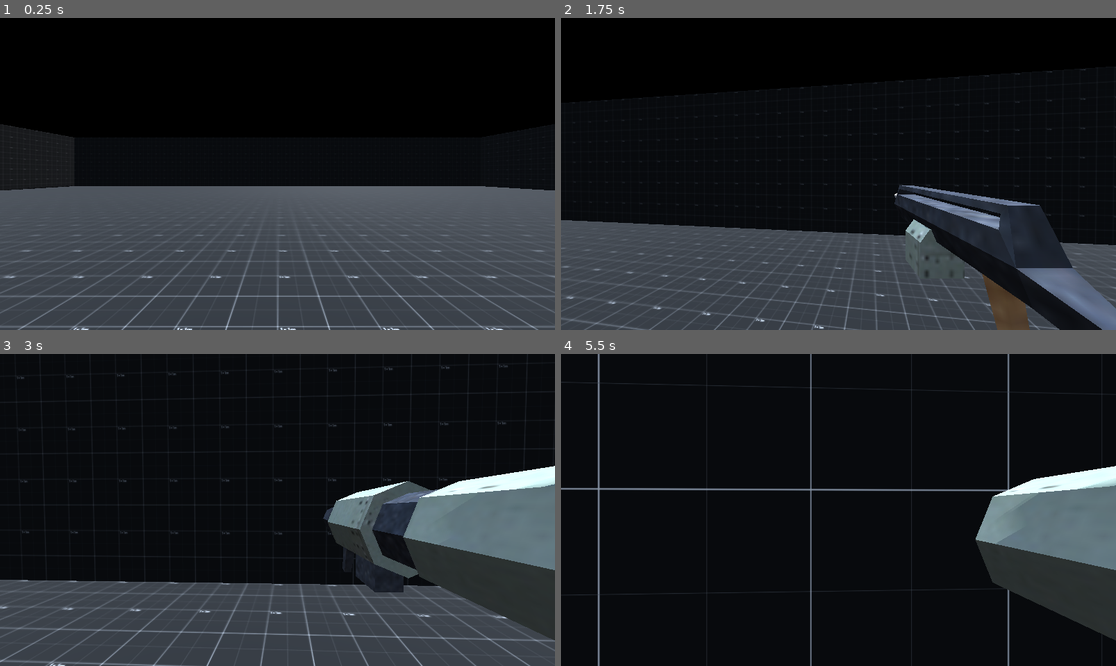
Above: before the commit, frames 1-4 (two rows, left to right).
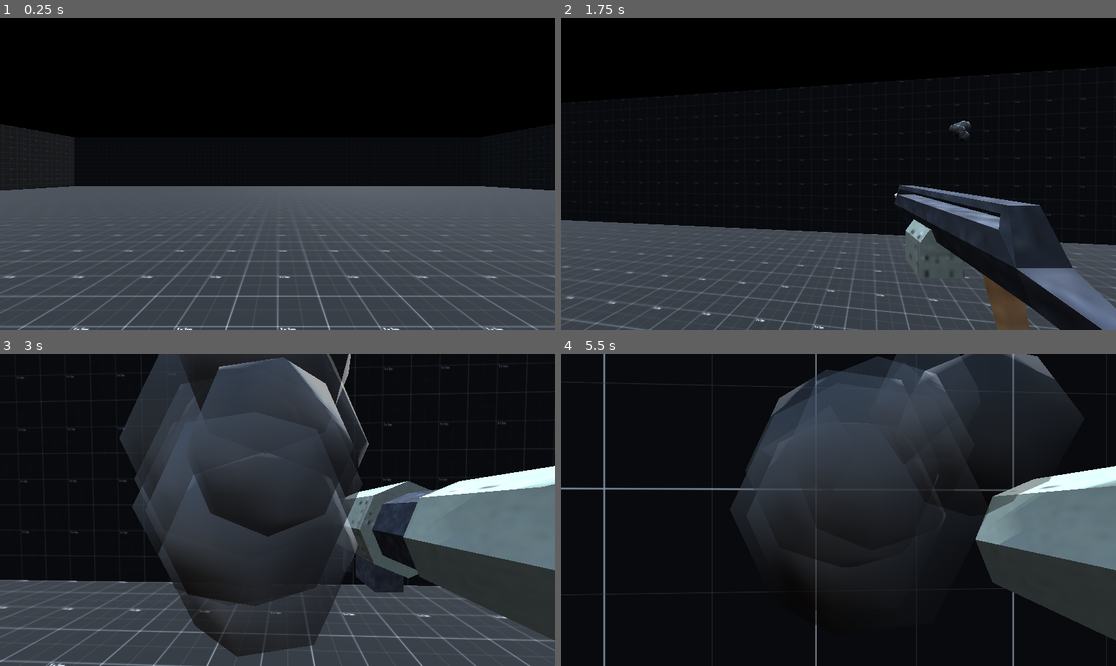
Above: after the commit, the same moments.

Repository: nzach123/04_retrofps
Game: Godot game, scene res://Scenes/World.tscn
Same seed, same stepped clock (60 frames per second), same inputs: the game is played once before the commit and once after it.
Inputs (mouse positions are in pixels of both pictures, inside the frame that each line leads up to):
- Up to frame 1 (0.25 s): no input
- Up to frame 2 (1.75 s): tap Enter at 0.5 s; move the mouse to (866, 174) at 0.52 s; hold W (move_forwards) from 0.53 s (still down); tap 1 at 0.6 s; tap Space (jump) at 0.77, 1.52 s; move the mouse to (810, 174) at 1.27 s; tap 2 at 1.35 s
- Up to frame 3 (3 s): keep holding W (move_forwards); move the mouse to (288, 503) at 2.02 s; tap 3 at 2.1 s; move the mouse to (271, 516) at 2.77 s; tap 4 at 2.85 s
- Up to frame 4 (5.5 s): keep holding W (move_forwards); tap Space (jump) at 3.02, 3.77, 4.52 s; move the mouse to (877, 513) at 3.52 s; tap 5 at 3.6 s; move the mouse to (794, 506) at 4.27 s; tap 6 at 4.35 s; move the mouse to (844, 510) at 5.02 s; tap 7 at 5.1 s

The runs differ from the first frame. In frame 1, less than 0.1% of the frame differs, in the area x 6-13%, y 35-39%; in frame 2, 0.1%; in frame 3, 27%, in the area x 21-67%, y 0-98%; in frame 4, 22%.
Error in both runs: Invalid access of index '4' on a base object of type: 'Array'. (res://Characters/Player/weapon_manager.gd:39)

Commit message:
create hitscan bullets

Diff:
--- a/Scenes/World.tscn
+++ b/Scenes/World.tscn
@@ -1,12 +1,14 @@
-[gd_scene load_steps=11 format=3 uid="uid://wcohgukxxckn"]
+[gd_scene load_steps=14 format=3 uid="uid://wcohgukxxckn"]
 
 [ext_resource type="PackedScene" uid="uid://b6ae8gsib8s7d" path="res://Environment/rock_boulder.tscn" id="1_qsaq3"]
 [ext_resource type="PackedScene" uid="uid://rdac1dtp4lwp" path="res://Environment/rock_cliff.tscn" id="2_inia4"]
 [ext_resource type="PackedScene" uid="uid://dxr2xyblbuw85" path="res://Environment/rock_pillar.tscn" id="3_l1q7i"]
 [ext_resource type="PackedScene" uid="uid://c6bu2y3mx70d3" path="res://Environment/sand.tscn" id="4_iey3c"]
 [ext_resource type="Material" uid="uid://ca63xobsh7t3s" path="res://Environment/Assets/1x1_grid.tres" id="5_51e0j"]
-[ext_resource type="PackedScene" uid="uid://bosesbvnakx3t" path="res://characters/player/Player.tscn" id="6_ssm7k"]
+[ext_resource type="PackedScene" uid="uid://bosesbvnakx3t" path="res://Characters/Player/Player.tscn" id="6_ssm7k"]
 [ext_resource type="Script" path="res://Test/test_bullet_hit_effect_spawn.gd" id="7_wm2hh"]
+[ext_resource type="PackedScene" uid="uid://dl4sr7k2hgvdi" path="res://Weapons/bullet_emitters/bullet_emitter.tscn" id="8_6f242"]
+[ext_resource type="PackedScene" uid="uid://b0r4p3uwrtw8p" path="res://Weapons/bullet_emitters/hit_scan_bullet_emitter.tscn" id="9_gswvq"]
 
 [sub_resource type="ProceduralSkyMaterial" id="ProceduralSkyMaterial_staw2"]
 
@@ -17,6 +19,8 @@
 background_mode = 2
 sky = SubResource("Sky_c2ql7")
 tonemap_mode = 3
+
+[sub_resource type="BoxMesh" id="BoxMesh_mbe7g"]
 
 [node name="World" type="Node3D"]
 
@@ -50,8 +54,20 @@
 material = ExtResource("5_51e0j")
 
 [node name="Player" parent="." instance=ExtResource("6_ssm7k")]
-transform = Transform3D(1, 0, 0, 0, 1, 0, 0, 0, 1, 0, 1, 0)
 
 [node name="Marker3D" type="Marker3D" parent="."]
 transform = Transform3D(1, 0, 0, 0, -4.37114e-08, 1, 0, -1, -4.37114e-08, -2, 0, 4)
 script = ExtResource("7_wm2hh")
+
+[node name="MeshInstance3D" type="MeshInstance3D" parent="."]
+transform = Transform3D(1, 0, 0, 0, 1, 0, 0, 0, 1, 3, 0.5, 0)
+mesh = SubResource("BoxMesh_mbe7g")
+
+[node name="BulletEmitter" parent="MeshInstance3D" instance=ExtResource("8_6f242")]
+
+[node name="Timer" type="Timer" parent="MeshInstance3D/BulletEmitter"]
+autostart = true
+
+[node name="HitScanBulletEmitter" parent="MeshInstance3D/BulletEmitter" instance=ExtResource("9_gswvq")]
+
+[connection signal="timeout" from="MeshInstance3D/BulletEmitter/Timer" to="MeshInstance3D/BulletEmitter" method="fire"]
--- /dev/null
+++ b/Weapons/bullet_emitters/bullet_emitter.gd
@@ -0,0 +1,23 @@
+extends Node3D
+
+class_name BulletEmitter
+
+var bodies_to_exclude = []
+var damage = 1
+
+func set_damage(d: int):
+	damage = d
+	for child in get_children():
+		if child is BulletEmitter:
+			child.set_damage(d)
+
+func set_bodies_to_exclude(bodies: Array):
+	bodies_to_exclude = bodies
+	for child in get_children():
+		if child is BulletEmitter:
+			child.set_bodies_to_exclude(bodies)
+
+func fire():
+	for child in get_children():
+		if child is BulletEmitter:
+			child.fire()
--- /dev/null
+++ b/Weapons/bullet_emitters/bullet_emitter.tscn
@@ -0,0 +1,6 @@
+[gd_scene load_steps=2 format=3 uid="uid://dl4sr7k2hgvdi"]
+
+[ext_resource type="Script" path="res://Weapons/bullet_emitters/bullet_emitter.gd" id="1_lj73b"]
+
+[node name="BulletEmitter" type="Node3D"]
+script = ExtResource("1_lj73b")
--- /dev/null
+++ b/Weapons/bullet_emitters/hit_scan_bullet_emitter.gd
@@ -0,0 +1,29 @@
+extends BulletEmitter
+
+@onready var ray_cast_3d = $RayCast3D
+var hit_effect = preload("res://Effects/bullet_hit_effect.tscn")
+
+func set_bodies_to_exclude(bodies: Array):
+	super(bodies)
+	for body in bodies:
+		ray_cast_3d.add_exception(body)
+
+func fire():
+	if ray_cast_3d.is_colliding():
+		if ray_cast_3d.get_collider().has_method("hurt"):
+			var damage_data = DamageData.new()
+			damage_data.amount = damage
+			damage_data.hit_pos = ray_cast_3d.get_collision_point()
+			ray_cast_3d.get_collider().hurt(damage_data)
+		else:
+			var hit_effect_inst : Node3D = hit_effect.instantiate()
+			get_tree().get_root().add_child(hit_effect_inst)
+			var hit_pos : Vector3 = ray_cast_3d.get_collision_point()
+			var hit_normal : Vector3 = ray_cast_3d.get_collision_normal()
+			var look_at_pos : Vector3 = hit_pos + hit_normal
+			hit_effect_inst.global_position = hit_pos
+			if hit_normal.is_equal_approx(Vector3.UP) or hit_normal.is_equal_approx(Vector3.DOWN):
+				hit_effect_inst.look_at(look_at_pos, Vector3.RIGHT)
+			else:
+				hit_effect_inst.look_at(look_at_pos)
+	super()
--- /dev/null
+++ b/Weapons/bullet_emitters/hit_scan_bullet_emitter.tscn
@@ -0,0 +1,10 @@
+[gd_scene load_steps=2 format=3 uid="uid://b0r4p3uwrtw8p"]
+
+[ext_resource type="Script" path="res://Weapons/bullet_emitters/hit_scan_bullet_emitter.gd" id="1_ysu4l"]
+
+[node name="HitScanBulletEmitter" type="Node3D"]
+script = ExtResource("1_ysu4l")
+
+[node name="RayCast3D" type="RayCast3D" parent="."]
+target_position = Vector3(0, 0, -10000)
+collision_mask = 5
--- a/characters/CharacterMover.tscn
+++ b/characters/CharacterMover.tscn
@@ -1,6 +1,6 @@
 [gd_scene load_steps=2 format=3 uid="uid://efhaiq50xokb"]
 
-[ext_resource type="Script" path="res://characters/character_mover.gd" id="1_psc3f"]
+[ext_resource type="Script" path="res://Characters/character_mover.gd" id="1_psc3f"]
 
 [node name="CharacterMover" type="Node3D"]
 script = ExtResource("1_psc3f")
--- a/characters/HealthManager.tscn
+++ b/characters/HealthManager.tscn
@@ -1,6 +1,6 @@
 [gd_scene load_steps=2 format=3 uid="uid://cl52xtt0w2y3b"]
 
-[ext_resource type="Script" path="res://characters/health_manager.gd" id="1_a7q1x"]
+[ext_resource type="Script" path="res://Characters/health_manager.gd" id="1_a7q1x"]
 
 [node name="HealthManager" type="Node3D"]
 script = ExtResource("1_a7q1x")
--- a/characters/damage_data.gd
+++ b/characters/damage_data.gd
@@ -3,3 +3,4 @@
 class_name DamageData
 
 var amount = 1
+var hit_pos: Vector3
--- a/characters/player/Player.tscn
+++ b/characters/player/Player.tscn
@@ -1,13 +1,15 @@
-[gd_scene load_steps=23 format=3 uid="uid://bosesbvnakx3t"]
-
-[ext_resource type="Script" path="res://characters/player/player.gd" id="1_7n32i"]
+[gd_scene load_steps=25 format=3 uid="uid://bosesbvnakx3t"]
+
+[ext_resource type="Script" path="res://Characters/Player/player.gd" id="1_7n32i"]
 [ext_resource type="Script" path="res://Characters/Player/weapon_manager.gd" id="2_je3vv"]
-[ext_resource type="PackedScene" uid="uid://efhaiq50xokb" path="res://characters/CharacterMover.tscn" id="2_vtwgx"]
-[ext_resource type="PackedScene" uid="uid://cl52xtt0w2y3b" path="res://characters/HealthManager.tscn" id="3_b3ae6"]
+[ext_resource type="PackedScene" uid="uid://efhaiq50xokb" path="res://Characters/CharacterMover.tscn" id="2_vtwgx"]
+[ext_resource type="PackedScene" uid="uid://cl52xtt0w2y3b" path="res://Characters/HealthManager.tscn" id="3_b3ae6"]
 [ext_resource type="PackedScene" uid="uid://t7einbvgh26v" path="res://Weapons/Assets/machinegun.glb" id="3_hehxn"]
 [ext_resource type="PackedScene" uid="uid://b2hgspogvsdxc" path="res://Weapons/Assets/machete.glb" id="4_lnimg"]
 [ext_resource type="PackedScene" uid="uid://nv0h2l1rygti" path="res://Weapons/Assets/shotgun.glb" id="5_430u4"]
 [ext_resource type="PackedScene" uid="uid://c43s7ip4avoq1" path="res://Weapons/Assets/rocketlauncher.glb" id="6_3o8j4"]
+[ext_resource type="PackedScene" uid="uid://dl4sr7k2hgvdi" path="res://Weapons/bullet_emitters/bullet_emitter.tscn" id="7_2m71p"]
+[ext_resource type="PackedScene" uid="uid://b0r4p3uwrtw8p" path="res://Weapons/bullet_emitters/hit_scan_bullet_emitter.tscn" id="8_ffbs3"]
 
 [sub_resource type="CapsuleShape3D" id="CapsuleShape3D_jyx7a"]
 
@@ -208,7 +210,7 @@
 }
 
 [node name="Player" type="CharacterBody3D"]
-collision_layer = 2
+collision_layer = 6
 collision_mask = 3
 script = ExtResource("1_7n32i")
 
@@ -286,6 +288,15 @@
 }
 autoplay = "RESET"
 
+[node name="BulletEmitter" parent="Camera3D" instance=ExtResource("7_2m71p")]
+
+[node name="Timer" type="Timer" parent="Camera3D/BulletEmitter"]
+autostart = true
+
+[node name="HitScanBulletEmitter" parent="Camera3D/BulletEmitter" instance=ExtResource("8_ffbs3")]
+
 [node name="CharacterMover" parent="." instance=ExtResource("2_vtwgx")]
 
 [node name="HealthManager" parent="." instance=ExtResource("3_b3ae6")]
+
+[connection signal="timeout" from="Camera3D/BulletEmitter/Timer" to="Camera3D/BulletEmitter" method="fire"]
--- a/characters/player/player.gd
+++ b/characters/player/player.gd
@@ -44,8 +44,6 @@
 
 
 func _process(delta):
-	if dead:
-		return
 	if Input.is_action_just_pressed("quit"):
 		get_tree().quit()
 	if Input.is_action_just_pressed("restart"):
@@ -69,3 +67,6 @@
 func kill():
 	dead = true
 	character_mover.set_move_dir(Vector3.ZERO)
+
+func hurt(damage_data: DamageData):
+	health_manager.hurt(damage_data)
--- a/project.godot
+++ b/project.godot
@@ -112,6 +112,7 @@
 
 3d_physics/layer_1="Environment"
 3d_physics/layer_2="Characters"
+3d_physics/layer_3="Hitboxes"
 
 [rendering]
 
